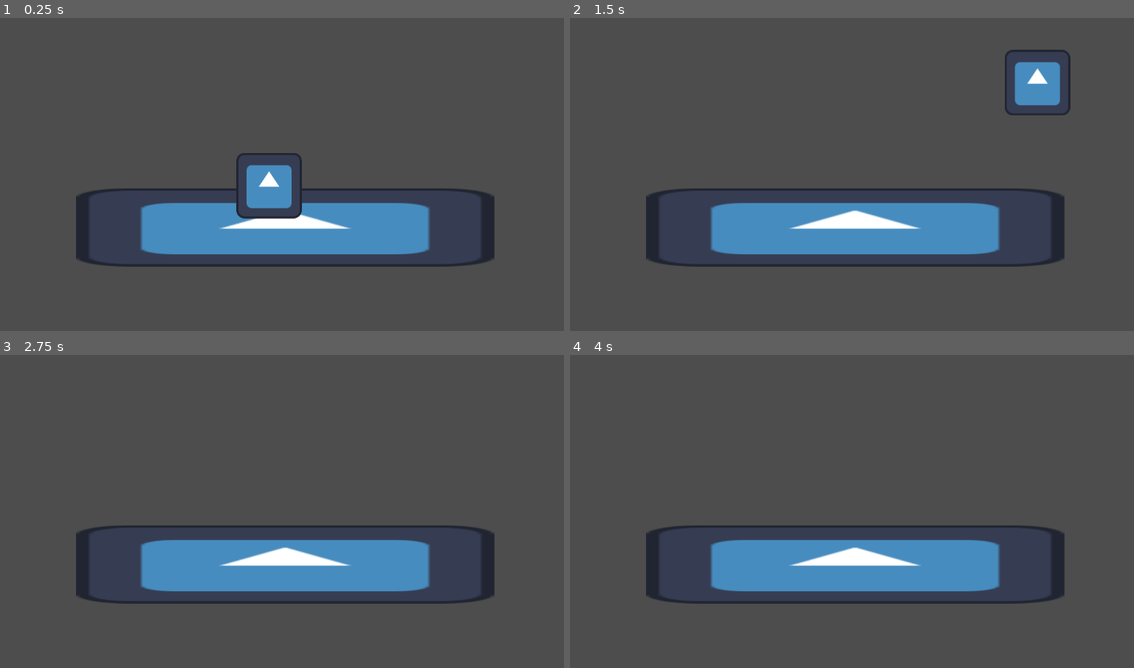
Above: before the commit, frames 1-4 (two rows, left to right).
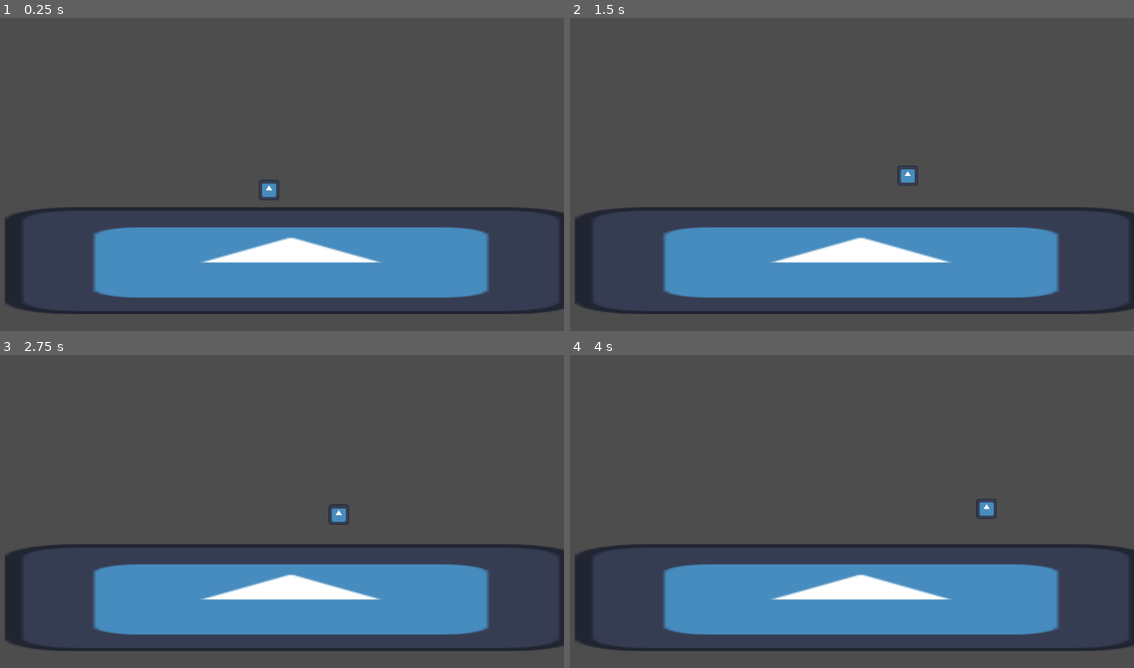
Above: after the commit, the same moments.

Repository: jible/Platform-fighter
Game: Godot game, scene res://scenes/test_scene.tscn
The game is run twice, just before and just after one commit, with the same random seed, the same clock (stepped at 60 frames per second) and the same inputs. The project has no main scene, so this scene is started directly. The engine's default icon, where the game draws it, is replaced by a stand-in: a white triangle on a blue panel in a dark square.
Inputs:
- Up to frame 1 (0.25 s): no input
- Up to frame 2 (1.5 s): hold D (move_right) from 0.53 s (still down); tap Shift (dash, bound only after the commit) at 0.6, 1.35 s; tap Space (jump) at 0.77 s
- Up to frame 3 (2.75 s): tap Space (jump) at 1.52 s; release D (move_right) at 2.03 s; hold A (move_left) from 2.03 s (still down); tap Shift (dash, bound only after the commit) at 2.1 s
- Up to frame 4 (4 s): release A (move_left) at 2.78 s; hold D (move_right) from 2.78 s (still down); tap Shift (dash, bound only after the commit) at 2.85, 3.6 s; tap Space (jump) at 3.02, 3.77 s

The runs differ from the first frame. In frame 1, 21% of the frame differs, in the area x 0-100%, y 43-95%; in frame 2, 22%, in the area x 0-100%, y 10-95%; in frame 3, 21%; in frame 4, 21%.

Commit message:
character velocity changes and dash states implemented
Dash state added,
Mobility manager refactored to no longer hard cap velocity. Instead, it does not apply standard process to increase velocity in a direction where it is greater that the max. This allows outside forces to  push player velocity above its standard velocity max. For example, you can run to your max speed, but dash faster or take knockback to travel faster.

After brainstorming, the vertical velocity needs refactor to support natural and external velocities to allow gravity to always apply.

The dash doesn't feel great horizontally, because the drag kills it too quickly. This should be fixed by extending the dash state for the length of an animation and preventing the drag from being applied for the majority of the animation.

Diff:
--- a/platform-fighter/prefabs/base_player.tscn
+++ b/platform-fighter/prefabs/base_player.tscn
@@ -11,7 +11,9 @@
 [ext_resource type="Script" uid="uid://rqjacinosm0v" path="res://prefabs/components/player/behavior_manager.gd" id="8_a1fmy"]
 [ext_resource type="Script" uid="uid://7d1kkrb1hnsn" path="res://prefabs/ariel.gd" id="8_ebb2h"]
 [ext_resource type="Script" uid="uid://bb8kwxbaq3n5e" path="res://prefabs/jump_behavior.gd" id="9_6uefu"]
+[ext_resource type="Script" uid="uid://cttusb5j4ewfi" path="res://prefabs/dash.gd" id="10_dko73"]
 [ext_resource type="Script" uid="uid://cnbxotskunjox" path="res://prefabs/land_behavior.gd" id="11_o2sve"]
+[ext_resource type="Script" uid="uid://cn2u5divpissa" path="res://prefabs/dash_behavior.gd" id="14_3jy72"]
 
 [sub_resource type="SpriteFrames" id="SpriteFrames_2qyha"]
 animations = [{
@@ -61,6 +63,9 @@
 [node name="Ariel" type="Node" parent="StateMachine"]
 script = ExtResource("8_ebb2h")
 
+[node name="Dash" type="Node" parent="StateMachine"]
+script = ExtResource("10_dko73")
+
 [node name="BehaviorManager" type="Node" parent="." node_paths=PackedStringArray("character", "state_machine")]
 script = ExtResource("8_a1fmy")
 character = NodePath("..")
@@ -75,6 +80,10 @@
 priority = 1
 valid_states = Array[String](["Ariel"])
 
+[node name="DashBehavior" type="Node" parent="BehaviorManager"]
+script = ExtResource("14_3jy72")
+valid_states = Array[String](["Ariel", "Idle", "Walk"])
+
 [connection signal="landed" from="." to="MobilityManager" method="_on_base_player_landed"]
 [connection signal="landed" from="." to="BehaviorManager/LandBehavior" method="_on_base_player_landed"]
 [connection signal="lock_level_changed" from="." to="BehaviorManager" method="_on_base_player_lock_level_changed"]
--- a/platform-fighter/prefabs/components/player/mobility_manager.gd
+++ b/platform-fighter/prefabs/components/player/mobility_manager.gd
@@ -1,5 +1,6 @@
 extends Node
 class_name MobilityManager
+
 
 @export var character_body: CharacterBody2D
 
@@ -10,6 +11,7 @@
 # fraction of velocity removed each second
 var drag = 20
 var max_horizontal_velocity = 500
+var max_vertical_velocity = 500
 var velocity_threshold = .5
 
 var max_ariel_jumps = 2
@@ -17,18 +19,26 @@
 
 func _physics_process(delta):
 	var input_dir = Input.get_action_strength("move_right") - Input.get_action_strength("move_left")
-	character_body.velocity.x += acceleration * input_dir * delta
+	if sign(input_dir) != sign(character_body.velocity.x) or abs(character_body.velocity.x) < max_horizontal_velocity:
+		character_body.velocity.x += acceleration * input_dir * delta
+		if abs(character_body.velocity.x) > max_horizontal_velocity:
+			character_body.velocity.x = sign (character_body.velocity.x) * max_horizontal_velocity
+
+
+	# Apply Gravity
+	if character_body.velocity.y < max_vertical_velocity:
+		character_body.velocity.y += gravity_force
+		if character_body.velocity.y > max_vertical_velocity:
+			character_body.velocity.y = max_vertical_velocity
 
 	# If there is no input, apply drag
-	if input_dir == 0:
+	if input_dir == 0 or abs(character_body.velocity.x) > max_horizontal_velocity:
 		character_body.velocity.x -= character_body.velocity.x * delta * drag
 		if abs(character_body.velocity.x) < velocity_threshold:
 			character_body.velocity.x = 0
 
-	# Apply Gravity
-	character_body.velocity.y += gravity_force
-	if abs(character_body.velocity.x) > max_horizontal_velocity:
-		character_body.velocity.x = max_horizontal_velocity * sign(character_body.velocity.x)
+
+
 
 func can_jump() ->bool:
 	return character_body.is_on_floor() or used_ariel_jumps < max_ariel_jumps
--- /dev/null
+++ b/platform-fighter/prefabs/dash.gd
@@ -0,0 +1,19 @@
+extends CharacterState
+
+
+@export var dash_velocity = 800
+
+
+func update_state(_delta):
+	pass
+
+func enter_state():
+	character.velocity = Input.get_vector("move_left","move_right","move_up", "move_down") * dash_velocity
+	state_machine.change_state("Idle")
+	pass
+
+func exit_state():
+	pass
+
+func on_anim_end():
+	pass
--- /dev/null
+++ b/platform-fighter/prefabs/dash_behavior.gd
@@ -0,0 +1,9 @@
+extends CharacterBehavior
+
+
+func condition():
+	return Input.is_action_just_pressed("dash")
+
+func trigger():
+	state_machine.change_state("Dash")
+	pass
--- a/platform-fighter/project.godot
+++ b/platform-fighter/project.godot
@@ -39,3 +39,18 @@
 "events": [Object(InputEventKey,"resource_local_to_scene":false,"resource_name":"","device":-1,"window_id":0,"alt_press …(191 unchanged characters)…
 ]
 }
+move_up={
+"deadzone": 0.2,
+"events": [Object(InputEventKey,"resource_local_to_scene":false,"resource_name":"","device":-1,"window_id":0,"alt_pressed":false,"shift_pressed":false,"ctrl_pressed":false,"meta_pressed":false,"pressed":false,"keycode":0,"physical_keycode":87,"key_label":0,"unicode":119,"location":0,"echo":false,"script":null)
+]
+}
+move_down={
+"deadzone": 0.2,
+"events": [Object(InputEventKey,"resource_local_to_scene":false,"resource_name":"","device":-1,"window_id":0,"alt_pressed":false,"shift_pressed":false,"ctrl_pressed":false,"meta_pressed":false,"pressed":false,"keycode":0,"physical_keycode":83,"key_label":0,"unicode":115,"location":0,"echo":false,"script":null)
+]
+}
+dash={
+"deadzone": 0.2,
+"events": [Object(InputEventKey,"resource_local_to_scene":false,"resource_name":"","device":-1,"window_id":0,"alt_pressed":false,"shift_pressed":false,"ctrl_pressed":false,"meta_pressed":false,"pressed":false,"keycode":0,"physical_keycode":4194325,"key_label":0,"unicode":0,"location":0,"echo":false,"script":null)
+]
+}
--- a/platform-fighter/scenes/test_scene.tscn
+++ b/platform-fighter/scenes/test_scene.tscn
@@ -9,6 +9,8 @@
 [node name="TestScene" type="Node2D"]
 
 [node name="stage" type="StaticBody2D" parent="."]
+position = Vector2(0, 108.765)
+scale = Vector2(4.415, 4.415)
 
 [node name="CollisionShape2D" type="CollisionShape2D" parent="stage"]
 position = Vector2(31.32, 85.48)
@@ -24,3 +26,4 @@
 position = Vector2(0, -5)
 
 [node name="Camera2D" type="Camera2D" parent="."]
+zoom = Vector2(0.31, 0.31)
Not shown: 1 places in platform-fighter/prefabs/base_player.tscn that only renumber resources
Not shown, added: platform-fighter/prefabs/dash.gd.uid
Not shown, added: platform-fighter/prefabs/dash_behavior.gd.uid
